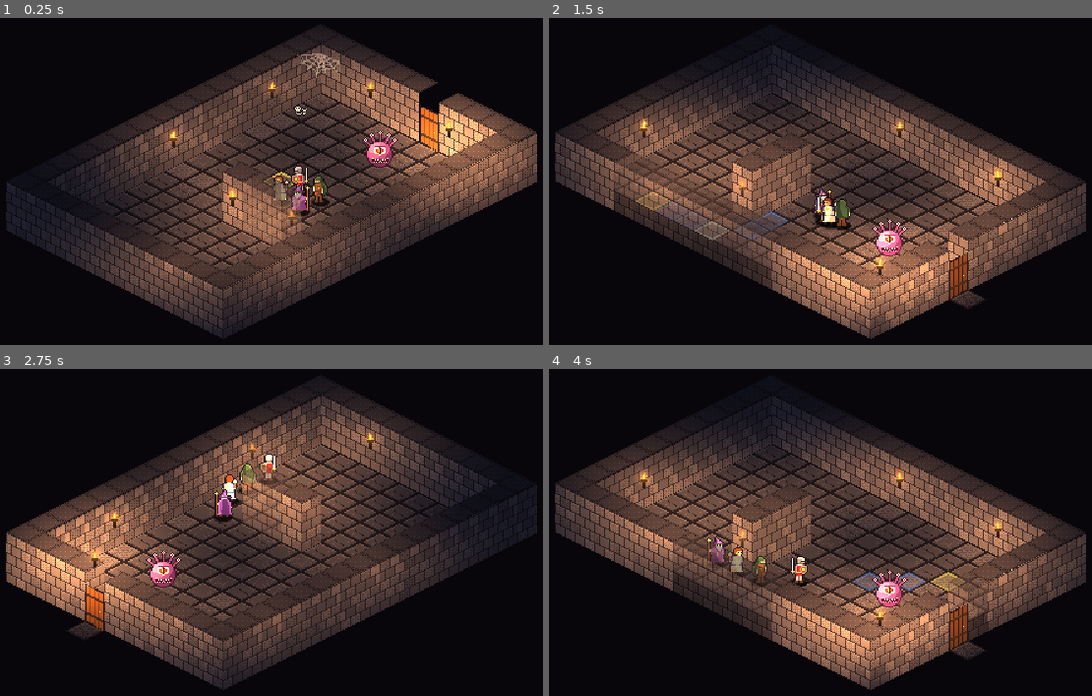
Above: before the commit, frames 1-4 (two rows, left to right).
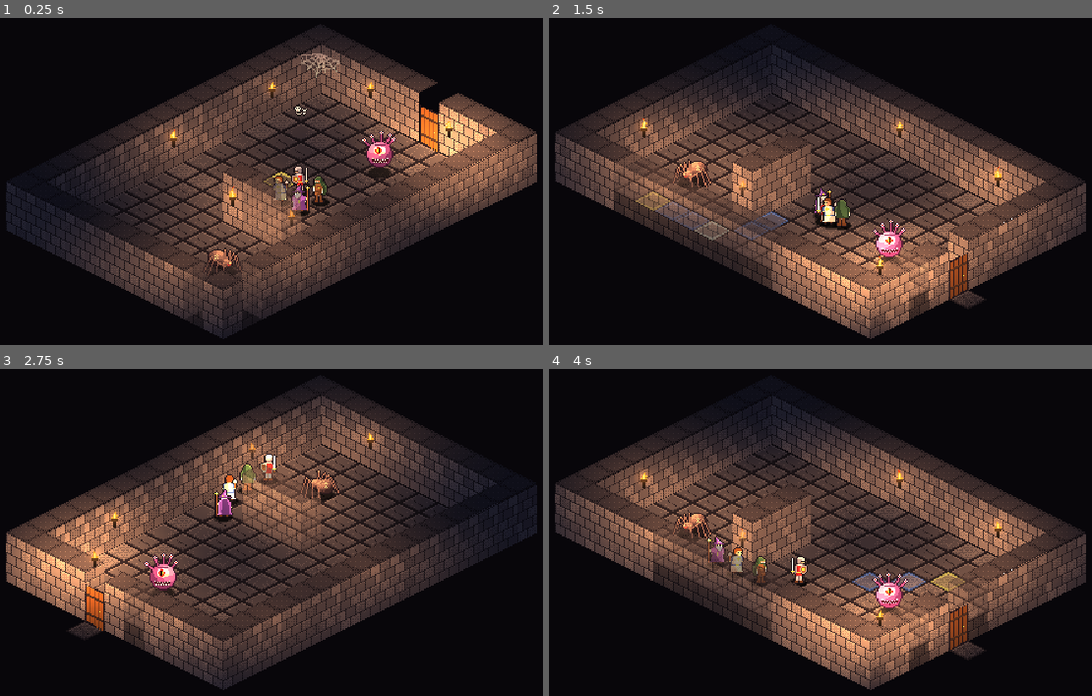
Above: after the commit, the same moments.

Repository: PaulHeraty/herra-iso-dnd
Game: Godot game, scene res://scenes/maps/test_room.tscn
The game is run twice, just before and just after one commit, with the same random seed, the same clock (stepped at 60 frames per second) and the same inputs.
Inputs (mouse positions are in pixels of both pictures, inside the frame that each line leads up to):
- Up to frame 1 (0.25 s): no input
- Up to frame 2 (1.5 s): tap Enter at 0.5 s; move the mouse to (994, 158) at 0.52 s; hold E (view_rotate_right) 0.53-1.25 s; tap S (cam_down) at 0.6 s; click (994, 158) at 0.67 s; drag from (663, 204) to (782, 269) at 1.27 s
- Up to frame 3 (2.75 s): move the mouse to (347, 434) at 2.02 s; hold E (view_rotate_right) from 2.03 s (still down); tap Space (cam_recenter) at 2.1 s
- Up to frame 4 (4 s): release E (view_rotate_right) at 2.75 s; drag from (782, 620) to (587, 467) at 2.77 s; move the mouse to (1053, 597) at 3.52 s; hold Q (view_rotate_left) from 3.53 s (still down); tap W (cam_up) at 3.6 s

The runs differ from the first frame. In frame 1, 0.7% of the frame differs, in the area x 34-74%, y 34-92%; in frame 2, 1.2%; in frame 3, 1.9%, in the area x 22-63%, y 30-86%; in frame 4, 1.6%.

Commit message:
Phase 2 step 2: Monster actors (Eye Tyrant + procedural Giant Spider art), spawned at MonsterSpawn
Co-Authored-By: Claude Opus 5.5 <noreply@anthropic.com>

Diff:
--- /dev/null
+++ b/scenes/actors/monsters/eye_tyrant.tscn
@@ -0,0 +1,25 @@
+[gd_scene format=3]
+
+[ext_resource type="Script" path="res://scripts/actors/monster.gd" id="1_m"]
+[ext_resource type="Texture2D" path="res://assets/sprites/monsters/eye_tyrant_sheet.png" id="2_t"]
+
+[node name="EyeTyrant" type="Node2D"]
+script = ExtResource("1_m")
+shadow_radius = 9.0
+shadow_alpha = 0.5
+monster_id = "eye_tyrant"
+anims = {
+"attack": [2, 0, 6, 10.0, false],
+"blink": [1, 0, 6, 12.0, false],
+"death": [4, 0, 9, 10.0, false],
+"hurt": [3, 0, 4, 10.0, false],
+"idle": [0, 0, 8, 8.0, true]
+}
+idle_extras = PackedStringArray("blink")
+
+[node name="Sprite" type="Sprite2D" parent="."]
+texture = ExtResource("2_t")
+centered = false
+offset = Vector2(-16, -33)
+hframes = 9
+vframes = 5
--- /dev/null
+++ b/scenes/actors/monsters/giant_spider.tscn
@@ -0,0 +1,25 @@
+[gd_scene format=3]
+
+[ext_resource type="Script" path="res://scripts/actors/monster.gd" id="1_m"]
+[ext_resource type="Texture2D" path="res://assets/sprites/monsters/giant_spider_sheet.png" id="2_t"]
+
+[node name="GiantSpider" type="Node2D"]
+script = ExtResource("1_m")
+shadow_radius = 11.0
+shadow_alpha = 0.6
+monster_id = "giant_spider"
+anims = {
+"attack": [0, 6, 4, 10.0, false],
+"death": [0, 12, 5, 8.0, false],
+"hurt": [0, 10, 2, 10.0, false],
+"idle": [0, 0, 2, 3.0, true],
+"walk": [0, 2, 4, 11.0, true]
+}
+back_row_offset = 1
+
+[node name="Sprite" type="Sprite2D" parent="."]
+texture = ExtResource("2_t")
+centered = false
+offset = Vector2(-20, -27)
+hframes = 17
+vframes = 2
--- a/scenes/maps/test_room.tscn
+++ b/scenes/maps/test_room.tscn
@@ -9,6 +9,8 @@
 [ext_resource type="PackedScene" path="res://scenes/markers/party_start.tscn" id="12_ksf8t"]
 [ext_resource type="Texture2D" uid="uid://s3jabtxsm7mn" path="res://assets/sprites/props/bones.png" id="14_njwk2"]
 [ext_resource type="Texture2D" uid="uid://dep5yj4n01mcp" path="res://assets/sprites/props/web.png" id="15_7fapo"]
+[ext_resource type="Texture2D" path="res://assets/sprites/monsters/eye_tyrant_32.png" id="16_eyeprev"]
+[ext_resource type="Texture2D" path="res://assets/sprites/monsters/giant_spider_preview.png" id="17_spiderprev"]
 
 [node name="TestRoom" type="Node2D" unique_id=947482]
 script = ExtResource("1_b7x7t")
@@ -84,6 +86,15 @@
 
 [node name="MonsterSpawn" parent="World/Entities" unique_id=37502966 instance=ExtResource("9_vxdxe")]
 position = Vector2(64, 64)
+preview = ExtResource("16_eyeprev")
+
+[node name="SpiderSpawn" parent="World/Entities" unique_id=1590360520 instance=ExtResource("9_vxdxe")]
+position = Vector2(-64, 144)
+monster_id = "giant_spider"
+group_id = 1
+facing = 1
+preview = ExtResource("17_spiderprev")
+preview_offset = Vector2(-20, -27)
 
 [node name="PartyStart" parent="World/Entities" unique_id=288951738 instance=ExtResource("12_ksf8t")]
 position = Vector2(0, 80)
--- a/scripts/actors/actor.gd
+++ b/scripts/actors/actor.gd
@@ -24,6 +24,10 @@
 		if is_node_ready():
 			_update_facing_visual()
 
+## True for hero-style walk sheets (5 x 2: idle + 4 walk frames, front/back rows). Set by Hero.
+var walk_sheet := false
+## Without a walk sheet: bob 1px per step so walking reads (monsters animate themselves instead).
+var hop_steps := true
 var _tween: Tween
 var _anim_t := 0.0
 var _still_t := 0.0
@@ -48,7 +52,7 @@
 
 
 func has_walk_sheet() -> bool:
-	return sprite.hframes >= 5 and sprite.vframes >= 2
+	return walk_sheet
 
 
 ## Walk to a neighbouring cell over `duration` seconds. `cell` changes at once (so pathing and
@@ -63,7 +67,7 @@
 		_tween.kill()
 	_tween = create_tween()
 	_tween.tween_property(self, "position", target, duration)
-	if not has_walk_sheet():
+	if hop_steps and not has_walk_sheet():
 		# Little 1px hop per step so walking reads as walking without a walk cycle.
 		_tween.parallel().tween_property(sprite, "position:y", -1.0, duration * 0.5)
 		_tween.parallel().tween_property(sprite, "position:y", 0.0, duration * 0.5).set_delay(duration * 0.5)
--- a/scripts/actors/hero.gd
+++ b/scripts/actors/hero.gd
@@ -29,10 +29,12 @@
 		sprite.texture = load(sheet_path)
 		sprite.hframes = 5
 		sprite.vframes = 2
+		walk_sheet = true
 	else:
 		sprite.texture = load(SPRITE_DIR + key + ".png")
 		sprite.hframes = 1
 		sprite.vframes = 1
+		walk_sheet = false
 	sprite.frame = 0
 	if hero_name == "":
 		hero_name = key.capitalize()
--- /dev/null
+++ b/scripts/actors/monster.gd
@@ -0,0 +1,107 @@
+class_name Monster
+extends Actor
+## A monster on the map: stat block from data/monsters/<id>.tres + an animated sprite sheet.
+## One scene per monster type in scenes/actors/monsters/<id>.tscn sets the sheet and animations.
+##
+## anims: name -> [row, first column, frame count, fps, loop]. Expected names: idle, walk, attack,
+## hurt, death (+ optional idle variants listed in idle_extras, played now and then, e.g. blink).
+## back_row_offset: rows to add for the back 3/4 view (facing up the screen); -1 = no back view.
+
+signal animation_finished(anim: String)
+
+@export var monster_id := ""
+@export var stats: CreatureStats
+@export var anims := {
+	"idle": [0, 0, 1, 4.0, true],
+}
+@export var back_row_offset := -1
+@export var idle_extras: PackedStringArray = []
+## Seconds between idle variants (random in this range).
+@export var idle_extra_every := Vector2(2.5, 6.0)
+
+var group_id := 0
+var _anim := ""
+var _mt := 0.0
+var _back := false
+var _extra_timer := 0.0
+
+
+func _ready() -> void:
+	hop_steps = false
+	if stats == null and monster_id != "":
+		stats = load("res://data/monsters/%s.tres" % monster_id)
+	_extra_timer = randf_range(idle_extra_every.x, idle_extra_every.y)
+	super()
+	play("idle")
+	_mt = randf() * 2.0     # don't let every monster of a kind idle in lockstep
+
+
+## Start an animation from its first frame (no-op if it is already playing and loops).
+func play(anim: String) -> void:
+	if not anims.has(anim):
+		anim = "idle"
+	if anim == _anim and anims[anim][4]:
+		return
+	_anim = anim
+	_mt = 0.0
+	_show_frame()
+
+
+func current_animation() -> String:
+	return _anim
+
+
+func _process(delta: float) -> void:
+	if _anim == "":
+		return
+	var a: Array = anims[_anim]
+	_mt += delta
+	var n := int(_mt * a[3])
+	if n >= a[2] and not a[4]:
+		var done := _anim
+		if done == "death":
+			_mt = (a[2] - 0.5) / a[3]     # hold the last frame
+			_show_frame()
+			if not get_meta("death_signalled", false):
+				set_meta("death_signalled", true)
+				animation_finished.emit(done)
+			return
+		animation_finished.emit(done)
+		play("idle")
+		return
+	# Walk while stepping, idle otherwise (unless a one-shot like attack/hurt is playing).
+	var looping: bool = a[4]
+	if looping:
+		if is_moving() and anims.has("walk") and _anim != "walk":
+			play("walk")
+			return
+		if not is_moving() and _anim == "walk":
+			play("idle")
+			return
+		if _anim == "idle" and not idle_extras.is_empty():
+			_extra_timer -= delta
+			if _extra_timer <= 0.0:
+				_extra_timer = randf_range(idle_extra_every.x, idle_extra_every.y)
+				play(idle_extras[randi() % idle_extras.size()])
+				return
+	_show_frame()
+
+
+func _show_frame() -> void:
+	var a: Array = anims[_anim]
+	var i := int(_mt * a[3])
+	i = posmod(i, a[2]) if a[4] else mini(i, a[2] - 1)
+	var row: int = a[0] + (back_row_offset if _back and back_row_offset >= 0 else 0)
+	sprite.frame = row * sprite.hframes + a[1] + i
+
+
+## Front/back view and mirroring from the facing as seen in the current view.
+func _update_facing_visual() -> void:
+	var v := IsoGrid.rotate_dir(facing)
+	var screen := Vector2i(v.x - v.y, v.x + v.y)
+	if screen.x != 0:
+		sprite.flip_h = screen.x > 0
+	if screen.y != 0:
+		_back = screen.y < 0
+	if _anim != "":
+		_show_frame()
--- a/scripts/maps/dungeon_map.gd
+++ b/scripts/maps/dungeon_map.gd
@@ -15,8 +15,8 @@
 ## View rotation (Q/E): the Floor and Walls layers you paint are the *map* (hidden at runtime);
 ## FloorView/WallsView show it turned by quarter turns. All game logic uses map cells.
 
-## Until Phase 2 adds real monsters: show a static sprite at each MonsterSpawn marker.
-@export var preview_monsters := true
+## Monsters without a scene in scenes/actors/monsters/ get a static preview sprite instead.
+@export var preview_missing_monsters := true
 ## Which PartyStart to use (matches PartyStart.entry_id).
 @export var entry_id := "start"
 
@@ -33,6 +33,8 @@
 
 ## The heroes, leader first.
 var party: Array[Hero] = []
+## Monsters spawned from MonsterSpawn markers.
+var monsters: Array[Monster] = []
 var overlay: GridOverlay
 var controller: PartyController
 var camera_controller: CameraController
@@ -67,10 +69,9 @@
 	overlay.name = "Overlay"
 	add_child(overlay)
 	move_child(overlay, floor_view.get_index() + 1)   # above the floor, below World
+	_spawn_monsters()
 	refresh_navigation()
 	_spawn_party()
-	if preview_monsters:
-		_spawn_monster_previews()
 	camera_controller = CameraController.new()
 	camera_controller.name = "CameraController"
 	camera_controller.camera = camera
@@ -97,6 +98,8 @@
 	var reveal: Array[Rect2] = []
 	for h in party:
 		reveal.append(WallFader.figure_rect(h.position))
+	for mo in monsters:
+		reveal.append(WallFader.figure_rect(mo.position))
 	for c in overlay.revealed_cells():
 		reveal.append(WallFader.floor_rect(c))
 	wall_fader.update(reveal, delta)
@@ -120,7 +123,7 @@
 	camera_controller.jump_to(IsoGrid.cell_to_world(focus))
 
 
-## True if a cell has floor, no wall, no closed door, no chest and no monster (actors are ignored).
+## True if a cell has floor, no wall, no closed door, no chest and no monster (heroes are ignored).
 func is_walkable(cell: Vector2i) -> bool:
 	if floor_layer.get_cell_source_id(cell) == -1:
 		return false
@@ -130,7 +133,11 @@
 	for n in entities.get_children():
 		if n is Door and n.get_cell() == cell and n.blocks_move():
 			return false
-		if (n is Chest or n is MonsterSpawn) and n.get_cell() == cell:
+		if n is Chest and n.get_cell() == cell:
+			return false
+		if n is Monster and n.cell == cell:
+			return false
+		if n is MonsterSpawn and n.monster == null and n.get_cell() == cell:
 			return false
 	return true
 
@@ -308,13 +315,31 @@
 	return out
 
 
-func _spawn_monster_previews() -> void:
-	for n in entities.get_children():
-		if n is MonsterSpawn and n.preview:
-			var s := Sprite2D.new()
-			s.texture = n.preview
-			s.centered = false
-			s.offset = n.preview_offset
-			entities.add_child(s)
-			_placed[s] = [n.get_cell(), Vector2.ZERO]
-			s.position = IsoGrid.cell_to_world(n.get_cell())
+## A Monster actor at every MonsterSpawn whose scenes/actors/monsters/<monster_id>.tscn exists.
+func _spawn_monsters() -> void:
+	for n in entities.get_children():
+		if not n is MonsterSpawn:
+			continue
+		var path := "res://scenes/actors/monsters/%s.tscn" % n.monster_id
+		if not ResourceLoader.exists(path):
+			push_warning("%s: no scene for monster '%s'" % [name, n.monster_id])
+			if preview_missing_monsters and n.preview:
+				_spawn_preview_sprite(n)
+			continue
+		var m: Monster = (load(path) as PackedScene).instantiate()
+		m.group_id = n.group_id
+		entities.add_child(m)
+		m.facing = PartyStart.FACING_DIR[n.facing]
+		m.place_at(n.get_cell())
+		n.monster = m
+		monsters.append(m)
+
+
+func _spawn_preview_sprite(n: MonsterSpawn) -> void:
+	var s := Sprite2D.new()
+	s.texture = n.preview
+	s.centered = false
+	s.offset = n.preview_offset
+	entities.add_child(s)
+	_placed[s] = [n.get_cell(), Vector2.ZERO]
+	s.position = IsoGrid.cell_to_world(n.get_cell())
--- a/scripts/markers/monster_spawn.gd
+++ b/scripts/markers/monster_spawn.gd
@@ -9,12 +9,17 @@
 		monster_id = v
 		queue_redraw()
 @export var group_id := 0
+## Which way it faces until it notices the party (screen direction in the unturned view).
+@export var facing := PartyStart.Facing.SOUTH_WEST
 ## Editor-only picture so you can see what's placed. Drawn with its feet on the cell centre.
 @export var preview: Texture2D:
 	set(v):
 		preview = v
 		queue_redraw()
 @export var preview_offset := Vector2(-16, -33)
+
+## Runtime: the Monster actor spawned here (null if its scene is missing).
+var monster: Node2D
 
 
 func _init() -> void:
--- /dev/null
+++ b/tools/godot/gen_spider.gd
@@ -0,0 +1,236 @@
+extends SceneTree
+## Procedural Giant Spider sprite sheet (SRD Giant Spider; our own art).
+## Run: Godot_console --headless --path . -s res://tools/godot/gen_spider.gd   (then --import)
+## Writes assets/sprites/monsters/giant_spider_sheet.png and giant_spider_preview.png (editor preview).
+##
+## A tiny 3D model (cephalothorax + abdomen blobs, 8 two-segment legs) projected into the iso view:
+## forward/right ground axes per view, z up. Shaded with the 4x4 Bayer dither and outlined like
+## the other sprites.
+## Sheet: 40x32 cells (Large: wider than a tile); row 0 = front 3/4 (facing screen down-left), row 1 = back 3/4 (up-left);
+## columns: idle 0-1, walk 2-5, attack 6-9, hurt 10-11, death 12-16. Feet at (20, 27).
+
+const CELL := Vector2i(40, 32)
+const FEET := Vector2(20, 27)
+const OUT := "res://assets/sprites/monsters/"
+
+const OUTLINE := Color8(20, 16, 24)
+const BODY := [Color8(30, 24, 30), Color8(48, 38, 44), Color8(70, 56, 60), Color8(98, 80, 80), Color8(128, 106, 98)]
+const LEG := Color8(88, 72, 72)
+const KNEE := Color8(128, 106, 98)
+const MARK := Color8(168, 150, 120)
+const EYE := Color8(220, 40, 40)
+const EYE_HI := Color8(255, 170, 120)
+const FANG := Color8(200, 190, 170)
+const BAYER := [[0, 8, 2, 10], [12, 4, 14, 6], [3, 11, 1, 9], [15, 7, 13, 5]]
+
+## Screen vectors of the model's forward / right ground axes (per model px), per view.
+## Iso ground: screen = ((gx - gy) * 0.71, (gx + gy) * 0.355).
+const VIEWS := {
+	"front": {"F": Vector2(-0.71, 0.355), "R": Vector2(-0.71, -0.355)},   # facing +y cell (down-left)
+	"back": {"F": Vector2(-0.71, -0.355), "R": Vector2(0.71, -0.355)},    # facing -x cell (up-left)
+}
+
+## Legs: attach point on the cephalothorax (forward offset), foot (forward, outward). Per side.
+const LEGS := [
+	{"attach": 3.0, "foot": Vector2(12.0, 10.0)},
+	{"attach": 1.5, "foot": Vector2(5.0, 13.0)},
+	{"attach": 0.0, "foot": Vector2(-2.5, 13.0)},
+	{"attach": -1.5, "foot": Vector2(-9.0, 10.5)},
+]
+
+
+func _init() -> void:
+	var cols := 17
+	var sheet := Image.create_empty(CELL.x * cols, CELL.y * 2, false, Image.FORMAT_RGBA8)
+	var row := 0
+	for view in ["front", "back"]:
+		var poses := _poses()
+		for col in poses.size():
+			var img := _render(view, poses[col])
+			sheet.blit_rect(img, Rect2i(Vector2i.ZERO, CELL), Vector2i(col * CELL.x, row * CELL.y))
+		row += 1
+	sheet.save_png(ProjectSettings.globalize_path(OUT + "giant_spider_sheet.png"))
+	var preview := sheet.get_region(Rect2i(Vector2i.ZERO, CELL))
+	preview.save_png(ProjectSettings.globalize_path(OUT + "giant_spider_preview.png"))
+	print("wrote ", OUT, "giant_spider_sheet.png (", sheet.get_size(), ")")
+	quit()
+
+
+## A pose: body offsets + per-leg adjustments.
+##   body_f / body_z: body shift forward / up; breathe: abdomen grow
+##   legs: Array of 8 {df, lift, curl} (0-3 = left side front..back, 4-7 = right side)
+##   front_raise: extra lift of the two front legs; fangs: 0..1; squash
+func _pose(body_f := 0.0, body_z := 0.0, breathe := 0.0) -> Dictionary:
+	var legs := []
+	for i in 8:
+		legs.append({"df": 0.0, "lift": 0.0, "curl": 0.0})
+	return {"body_f": body_f, "body_z": body_z, "breathe": breathe, "legs": legs,
+			"front_raise": 0.0, "fangs": 0.0, "tilt": 0.0}
+
+
+func _poses() -> Array:
+	var out := []
+	# idle: gentle breathing + a twitch
+	var a := _pose(0, 0, 0)
+	var b := _pose(0, 0.5, 0.6)
+	b.legs[1].df = 0.8
+	b.legs[6].df = -0.8
+	out.append_array([a, b])
+	# walk: alternating tetrapod gait (L1 R2 L3 R4 vs the rest)
+	for f in 4:
+		var p := _pose(0, 0.4 if f % 2 == 1 else 0.0)
+		var t := f / 4.0 * TAU
+		for i in 8:
+			var side := i / 4
+			var k := i % 4
+			var group := (k + side) % 2
+			var ph := t + (PI if group == 1 else 0.0)
+			p.legs[i].df = 3.0 * cos(ph)
+			p.legs[i].lift = maxf(0.0, 3.0 * sin(ph))
+		out.append(p)
+	# attack: rear up, hold, lunge + bite, recover
+	var r1 := _pose(-2, 2)
+	r1.front_raise = 6.0
+	r1.tilt = 2.0
+	var r2 := _pose(-3, 3)
+	r2.front_raise = 9.0
+	r2.tilt = 3.0
+	r2.fangs = 0.5
+	var l1 := _pose(4, 0.5)
+	l1.front_raise = 2.0
+	l1.fangs = 1.0
+	l1.legs[0].df = 4.0
+	l1.legs[4].df = 4.0
+	var rc := _pose(1, 0)
+	rc.fangs = 0.3
+	out.append_array([r1, r2, l1, rc])
+	# hurt: recoil back, then settle
+	var h1 := _pose(-3, 1)
+	h1.front_raise = 3.0
+	var h2 := _pose(-1.5, 0.5)
+	out.append_array([h1, h2])
+	# death: legs curl under, body sinks
+	for f in 5:
+		var d := _pose(-0.5 * f, -1.0 * f)
+		for i in 8:
+			d.legs[i].curl = (f + 1) / 5.0
+		out.append(d)
+	return out
+
+
+func _render(view: String, pose: Dictionary) -> Image:
+	var F: Vector2 = VIEWS[view].F
+	var R: Vector2 = VIEWS[view].R
+	var img := Image.create_empty(CELL.x, CELL.y, false, Image.FORMAT_RGBA8)
+	var proj := func(f: float, r: float, z: float) -> Vector2:
+		return FEET + F * f + R * r + Vector2(0, -z)
+	var bf: float = pose.body_f
+	var bz: float = pose.body_z
+	var ceph := {"c": proj.call(4.0 + bf, 0.0, 6.0 + bz + pose.tilt), "rx": 4.6, "ry": 3.8}
+	var abd := {"c": proj.call(-5.5 + bf, 0.0, 7.5 + bz - pose.tilt * 0.5), "rx": 7.0 + pose.breathe, "ry": 5.6 + pose.breathe}
+	# Build drawables with a depth (screen y of their nearest point) and paint far -> near.
+	var items := []
+	for i in 8:
+		var side := 1.0 if i >= 4 else -1.0
+		var k := i % 4
+		var leg: Dictionary = LEGS[k]
+		var lp: Dictionary = pose.legs[i]
+		var attach: Vector2 = proj.call(4.0 + bf + leg.attach, side * 2.2, 6.0 + bz)
+		var foot_f: float = leg.foot.x + lp.df + bf * 0.3
+		var foot_r: float = side * leg.foot.y
+		var foot_z: float = lp.lift
+		if k == 0:
+			foot_z += pose.front_raise
+			foot_f += pose.front_raise * 0.4
+		var curl: float = lp.curl
+		if curl > 0.0:
+			foot_f = lerpf(foot_f, 4.0 + bf + leg.attach, curl * 0.8)
+			foot_r = lerpf(foot_r, side * 3.0, curl * 0.8)
+			foot_z = lerpf(foot_z, 8.0 + bz, curl * 0.7)
+		var foot: Vector2 = proj.call(foot_f, foot_r, foot_z)
+		var knee_f := lerpf(4.0 + bf + leg.attach, foot_f, 0.55)
+		var knee_r := lerpf(side * 2.2, foot_r, 0.6) * 1.08
+		var knee_z := maxf(foot_z, 6.0 + bz) + 6.0 - curl * 3.0
+		var knee: Vector2 = proj.call(knee_f, knee_r, knee_z)
+		items.append({"kind": "leg", "a": attach, "k": knee, "f": foot, "depth": maxf(foot.y, knee.y) - 0.1})
+	items.append({"kind": "blob", "b": abd, "depth": abd.c.y + 0.0, "part": "abd"})
+	items.append({"kind": "blob", "b": ceph, "depth": ceph.c.y + 0.5, "part": "ceph"})
+	items.sort_custom(func(x, y): return x.depth < y.depth)
+	for it in items:
+		if it.kind == "leg":
+			_line(img, it.a, it.k, LEG)
+			_line(img, it.k, it.f, LEG)
+			_put(img, it.k.round(), KNEE)
+		else:
+			_blob(img, it.b)
+			if it.part == "abd":
+				_marking(img, it.b)
+	# Face: eyes + fangs on the cephalothorax front (front view only; hidden from behind).
+	if view == "front":
+		var c: Vector2 = ceph.c
+		var front := c + F.normalized() * 3.2 + Vector2(0, -0.5)
+		_put(img, (front + Vector2(-1, -1)).round(), EYE)
+		_put(img, (front + Vector2(1, -1)).round(), EYE)
+		_put(img, (front + Vector2(-1, -1)).round() + Vector2(0, -1), EYE_HI)
+		_put(img, (front + Vector2(0, 0)).round(), EYE)
+		if pose.fangs > 0.0:
+			var fy: float = 1.0 + pose.fangs * 2.0
+			_put(img, (front + Vector2(-1, fy)).round(), FANG)
+			_put(img, (front + Vector2(1, fy)).round(), FANG)
+	_outline(img)
+	return img
+
+
+func _blob(img: Image, b: Dictionary) -> void:
+	var c: Vector2 = b.c
+	var rx: float = b.rx
+	var ry: float = b.ry
+	for y in range(int(c.y - ry - 1), int(c.y + ry + 2)):
+		for x in range(int(c.x - rx - 1), int(c.x + rx + 2)):
+			var nx := (x + 0.5 - c.x) / rx
+			var ny := (y + 0.5 - c.y) / ry
+			var d := nx * nx + ny * ny
+			if d > 1.0:
+				continue
+			var light := 0.62 - 0.32 * nx - 0.5 * ny - 0.25 * d
+			var q: float = light * BODY.size() + (BAYER[posmod(y, 4)][posmod(x, 4)] / 16.0 - 0.5) * 0.9
+			_put(img, Vector2(x, y), BODY[clampi(int(q), 0, BODY.size() - 1)])
+
+
+## Pale chevrons on top of the abdomen.
+func _marking(img: Image, b: Dictionary) -> void:
+	var c: Vector2 = b.c + Vector2(0, -b.ry * 0.35)
+	for i in 2:
+		var y := c.y - 1 + i * 2.5
+		_put(img, Vector2(c.x, y).round(), MARK)
+		_put(img, Vector2(c.x - 1, y + 1).round(), MARK)
+		_put(img, Vector2(c.x + 1, y + 1).round(), MARK)
+
+
+func _line(img: Image, a: Vector2, b: Vector2, col: Color) -> void:
+	var p := a.round()
+	var q := b.round()
+	var n := int(maxf(absf(q.x - p.x), absf(q.y - p.y)))
+	for i in n + 1:
+		var t := 0.0 if n == 0 else float(i) / n
+		_put(img, p.lerp(q, t).round(), col)
+
+
+func _put(img: Image, p: Vector2, col: Color) -> void:
+	var x := int(p.x)
+	var y := int(p.y)
+	if x >= 0 and y >= 0 and x < img.get_width() and y < img.get_height():
+		img.set_pixel(x, y, col)
+
+
+func _outline(img: Image) -> void:
+	var src := img.duplicate() as Image
+	for y in img.get_height():
+		for x in img.get_width():
+			if src.get_pixel(x, y).a > 0:
+				continue
+			for d in [Vector2i(1, 0), Vector2i(-1, 0), Vector2i(0, 1), Vector2i(0, -1)]:
+				var p: Vector2i = Vector2i(x, y) + d
+				if p.x >= 0 and p.y >= 0 and p.x < img.get_width() and p.y < img.get_height() and src.get_pixelv(p).a > 0:
+					img.set_pixel(x, y, OUTLINE)
+					break
Binary file added: assets/sprites/monsters/giant_spider_preview.png
Not shown, added: assets/sprites/monsters/giant_spider_preview.png.import
Binary file added: assets/sprites/monsters/giant_spider_sheet.png
Not shown, added: assets/sprites/monsters/giant_spider_sheet.png.import
Not shown, added: scripts/actors/monster.gd.uid
Not shown, added: tools/godot/gen_spider.gd.uid
Not shown, changed: CLAUDE.md
